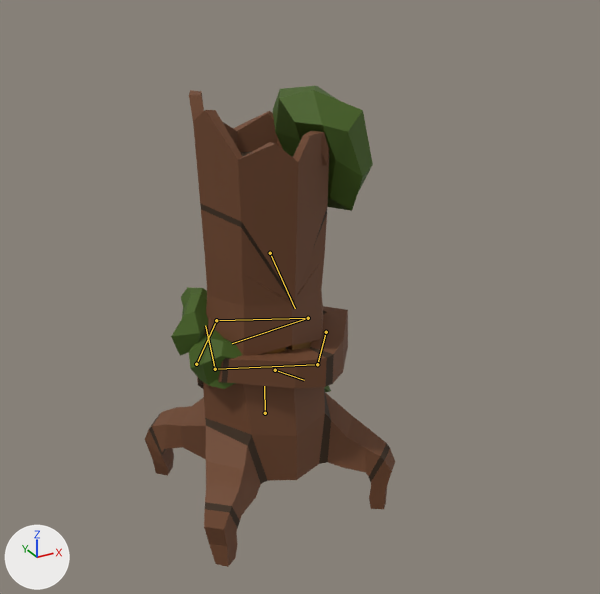
One commit to the FBX model Assets/!/FBX/Enemies/FBX_Ent.fbx: the scene before it, then after it.
The view is the same before and after, from a camera (50 mm lens) standing at (-1.73, -3.31, 2.64) and looking at (0.07, -0.03, 1.0). The axes (+X, +Y, +Z) are drawn at lower left. The lights are the same throughout. Both versions are drawn at the pose saved in each file; the numbers are the values there. The bones that change are drawn over the model as lines.

Objects in the first picture: 'tree'.
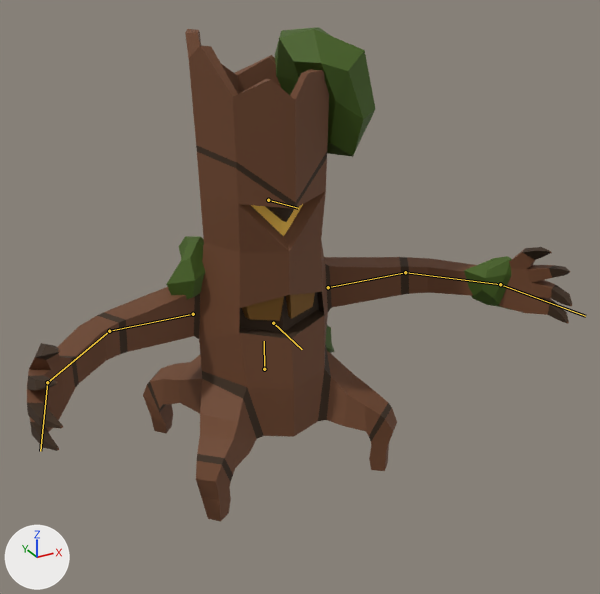
What the commit changed:
Bone 'root' (bone_root) moves from (0.0, -0.273, 0.0) to (0.0, 0.0, 0.0).
Bone 'root' (bone_root) turns from (0, 0, 0) to (0, -2, 0) degrees about its own x, y and z.
Bone 'arm.r' (bone_arm_r) turns from (138, -3, -8) to (0, 0, 0) degrees about its own x, y and z.
Bone 'arm.r.001' (bone_arm_r_001) turns from (114, 0, 0) to (0, 0, 0) degrees about its own x, y and z.
Bone 'hand.r' (bone_hand_r) turns from (176, 0, 0) to (0, 0, 0) degrees about its own x, y and z.
Bone 'arm.l' (bone_arm_l) turns from (-115, -4, 7) to (0, 0, 0) degrees about its own x, y and z.
Bone 'arm.l.001' (bone_arm_l_001) turns from (-42, 0, 0) to (0, 0, 0) degrees about its own x, y and z.
Bone 'hand.l' (bone_hand_l) turns from (-54, 0, 0) to (0, 0, 0) degrees about its own x, y and z.
Bone 'mouth' (bone_mouth) turns from (-17, 0, 0) to (0, 0, 0) degrees about its own x, y and z.
Bone 'eye' (bone_eye) turns from (62, 0, 0) to (15, 0, 0) degrees about its own x, y and z.

Location of each change, [x1, y1, x2, y2] in pixels of the pictures (600 x 594 px):
'tree', posed (118% wider): before [145, 86, 395, 567]; after [27, 29, 572, 522]
'tree.004', now drawn (green): after [166, 27, 512, 353]
'tree.003', now drawn (brown): after [27, 145, 572, 482]
'tree.001', now drawn (brown): after [242, 293, 315, 321]
'tree.002', now drawn: after [251, 204, 303, 236]
bone 'root', root to tip: before (265, 413) to (264, 386); after (264, 369) to (264, 341)
bone 'arm.r', root to tip: before (196, 364) to (216, 320); after (193, 314) to (109, 331)
bone 'arm.r.001', root to tip: before (216, 320) to (308, 318); after (109, 331) to (47, 382)
bone 'hand.r', root to tip: before (308, 318) to (232, 343); after (47, 382) to (40, 451)
bone 'arm.l', root to tip: before (326, 332) to (317, 364); after (328, 287) to (405, 272)
bone 'arm.l.001', root to tip: before (317, 364) to (215, 369); after (405, 272) to (500, 284)
bone 'hand.l', root to tip: before (215, 369) to (205, 325); after (500, 284) to (585, 316)
bone 'mouth', root to tip: before (275, 370) to (304, 380); after (273, 323) to (302, 349)
bone 'eye', root to tip: before (270, 253) to (295, 308); after (268, 200) to (298, 208)
